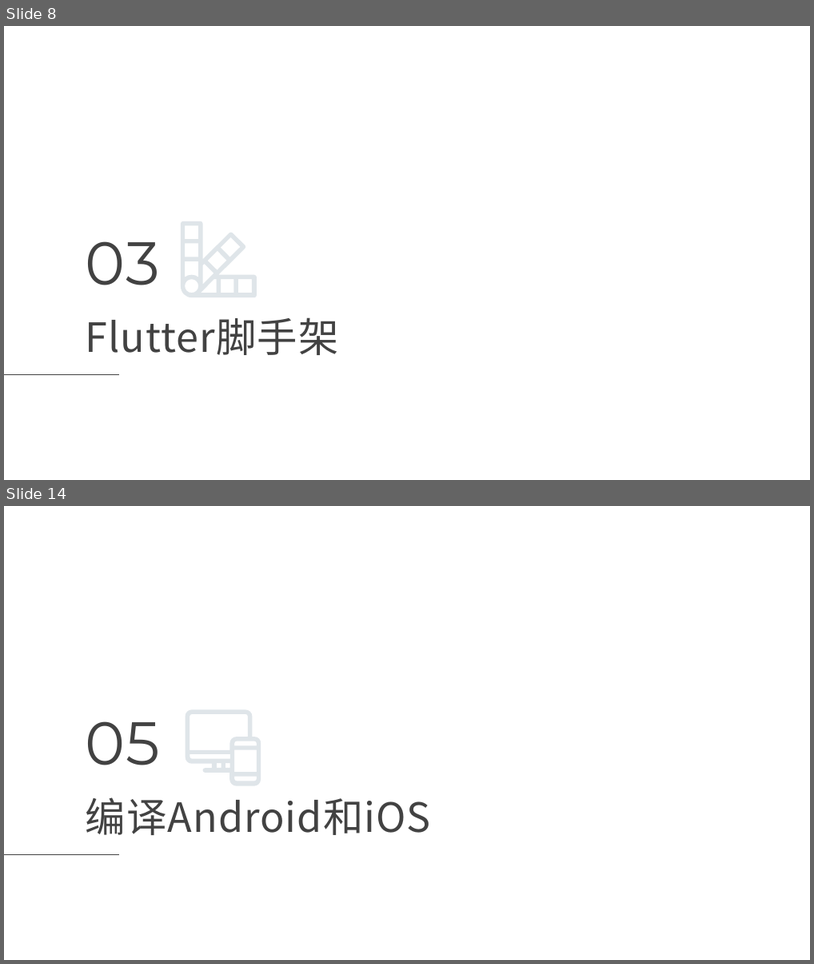
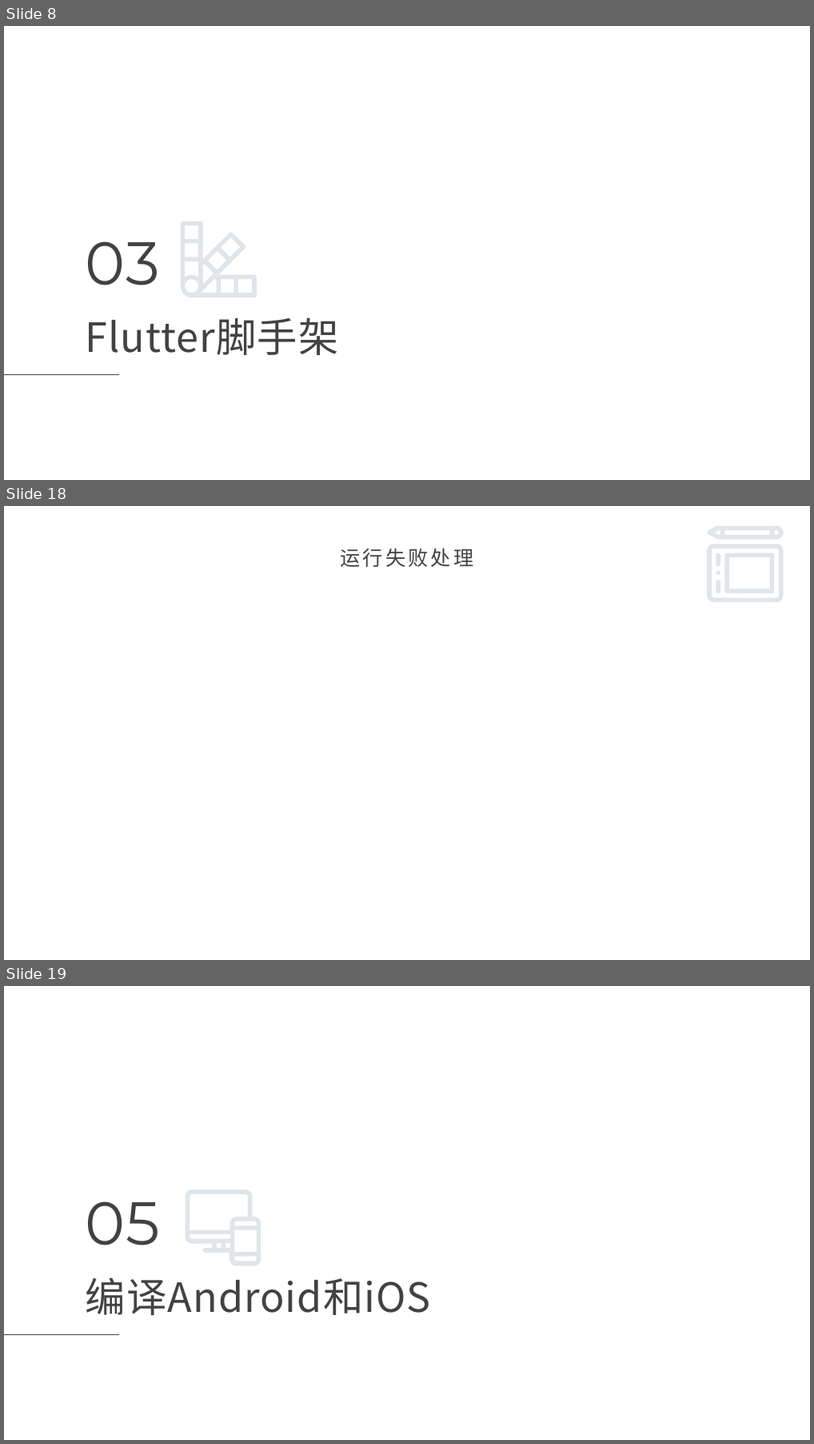
Before and after one commit to maosong-pactera/training-flutter, a slide deck: 移动端Flutter_第1课_如何开始工作？.pptx. Shown one above the other, each under a label of ours: slides 8 and 14 before the commit, slides 8, 18 and 19 after it; the slides between them are not shown. The pictures are 814x964 and 814x1444 pixels, drawn with LibreOffice and Linux fonts; fonts in the diff are those of the drawing; background and template pictures are left out. Boxes give left, top, right and bottom in pixels: in the first picture for what was removed or moved away, otherwise in the second. Text is boxed around its words. In the diff, an @@ line names an element or a change of style, - is before the commit and + after.

```diff
--- a/移动端Flutter_第1课_如何开始工作？.pptx
+++ b/移动端Flutter_第1课_如何开始工作？.pptx
@@ slide 18 added at (4,506,810,960), background picture (left out) @@
@@ title added at (340,548,474,567), 24 pt, text #424242 @@
+运行失败处理
@@ group added at (707,526,784,602): 6 freeform shapes @@
@@ what was slide 14 is now slide 19 @@
```
Also in this commit, not shown: 7 slides changed, 10 other slides added, 2 slides removed.
